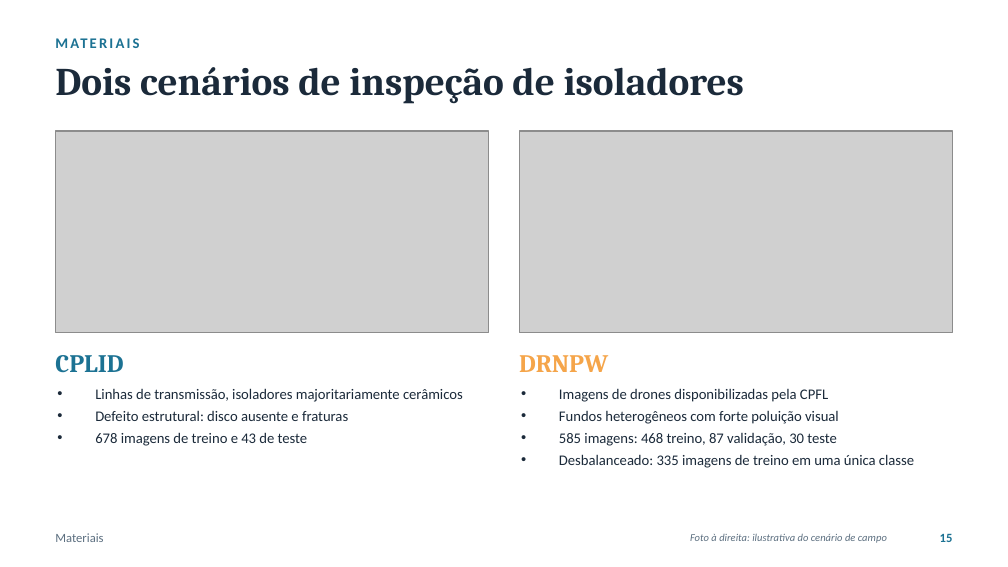
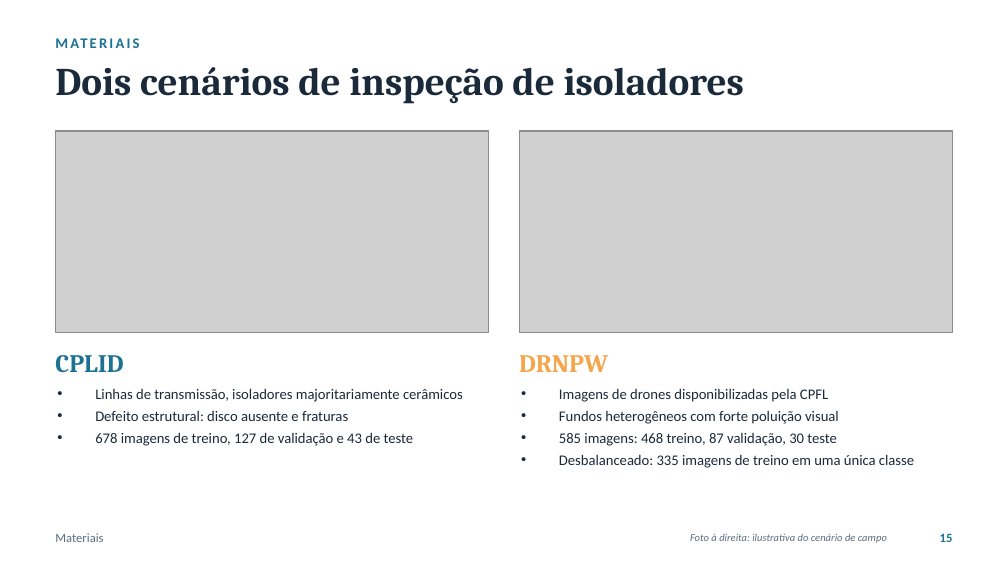
Before and after one commit to luanws/masters-thesis, a slide deck: slide 15 of presentation/defesa.pptx. Drawn at 1008x567 pixels with LibreOffice and Linux fonts; fonts in the diff are those of the drawing; grey boxes stand for pictures. Boxes give left, top, right and bottom in pixels: in the first picture for what was removed or moved away, otherwise in the second. Text is boxed around its words. In the diff, an @@ line names an element or a change of style, - is before the commit and + after.

Commit message:
fix: dados de validação do cplid

```diff
--- a/presentation/defesa.pptx
+++ b/presentation/defesa.pptx
@@ text at (95, 432, 414, 446): text changed @@
-• 678 imagens de treino e 43 de teste
+• 678 imagens de treino, 127 de validação e 43 de teste
```
Also in this commit, not shown: 1 other file.
